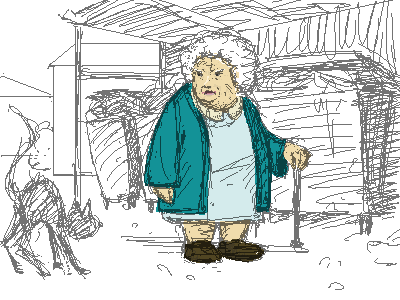
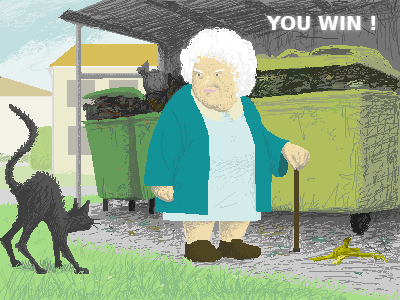
Revision of a layered (400, 300) image; what changed, layer by layer:
added layer "Drop Shadow" (60%) above "TYPO" over [262, 10, 381, 36]
added layer "TYPO" above "couleur" over [266, 16, 375, 30]
moved "couleur" above "Arrière-plan", painted on it over [0, 0, 400, 300]
hid "Arrière-plan", opacity 55% → 24%, painted on it over [0, 0, 400, 290]
